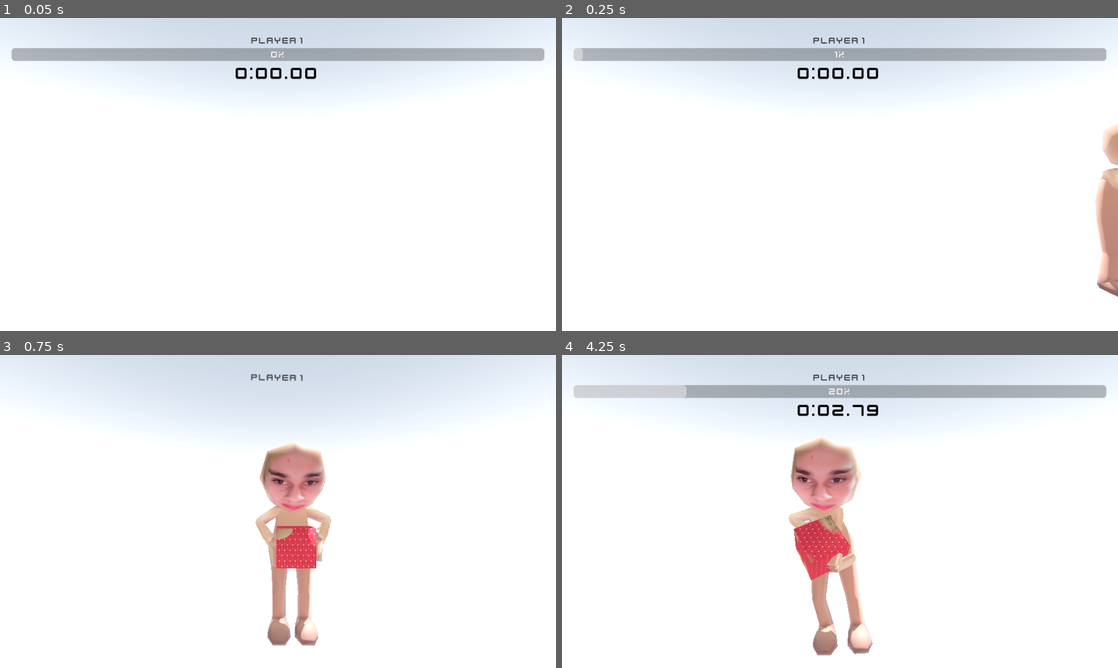
Above: before the commit, frames 1-4 (two rows, left to right).
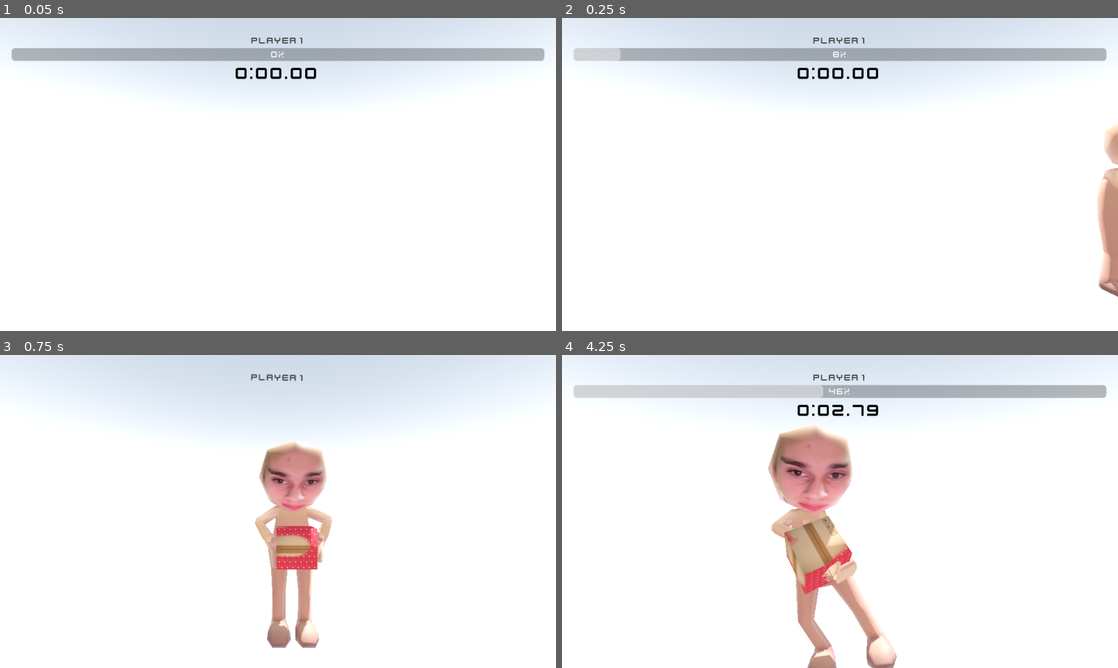
Above: after the commit, the same moments.

Repository: josephsmithberger/xogot-jam-3
Game: Godot game, scene res://scenes/wrap_game.tscn
Same seed, same stepped clock (60 frames per second), same inputs: the game is played once before the commit and once after it. This scene is started directly instead of the project's main scene.
Inputs:
- Up to frame 1 (0.05 s): no input
- Up to frame 2 (0.25 s): no input
- Up to frame 3 (0.75 s): hold Right (ui_right) from 0.53 s (still down)
- Up to frame 4 (4.25 s): release Right (ui_right) at 1.28 s; hold Down (ui_down) 1.28-2.03 s; hold Right (ui_right) 2.03-2.78 s; hold Up (ui_up) 2.78-3.53 s; hold Left (ui_left) from 3.53 s (still down)

Frame 1 is identical in both runs. In frame 2, 0.6% of the frame differs, in the area x 3-100%, y 9-89%; in frame 3, 1.2%; in frame 4, 8.5%, in the area x 22-61%, y 9-100%.

Commit message:
fix ray casts

Diff:
--- a/scripts/gift_box.gd
+++ b/scripts/gift_box.gd
@@ -9,6 +9,8 @@
 var _check_timer: float = 0.0
 const CHECK_INTERVAL: float = 0.2
 var _is_fully_unwrapped: bool = false
+var _last_brush_pos: Vector2 = Vector2(-1, -1)
+var _last_face_idx: int = -1  # Track which face we were on
 
 func _ready() -> void:
 	_setup_gift_mesh()
@@ -28,10 +30,16 @@
 func reset() -> void:
 	_is_fully_unwrapped = false
 	_check_timer = 0.0
-
-	# Clear any black overlay from force_unwrap
+	_last_brush_pos = Vector2(-1, -1)
+	_last_face_idx = -1
+
+	# Clear any black overlay from force_unwrap, line segments, and stamps
 	for child in mask_viewport.get_children():
 		if child is ColorRect and child != background:
+			child.queue_free()
+		elif child is Line2D:
+			child.queue_free()
+		elif child is Sprite2D and child != mask_brush:
 			child.queue_free()
 
 	if is_instance_valid(background):
@@ -101,18 +109,21 @@
 	# Row 1: Front, Right, Back
 	# Row 2: Left, Top, Bottom
 
+	var w = 1.0 / 3.0
+	var h = 0.5
+
 	# Front (+Z)
-	_add_quad(st, Vector3(-0.5, 0.5, 0.5), Vector3(0.5, 0.5, 0.5), Vector3(0.5, -0.5, 0.5), Vector3(-0.5, -0.5, 0.5), Vector3(0, 0, 1), Rect2(0, 0, 0.333, 0.5))
+	_add_quad(st, Vector3(-0.5, 0.5, 0.5), Vector3(0.5, 0.5, 0.5), Vector3(0.5, -0.5, 0.5), Vector3(-0.5, -0.5, 0.5), Vector3(0, 0, 1), Rect2(0, 0, w, h))
 	# Right (+X)
-	_add_quad(st, Vector3(0.5, 0.5, 0.5), Vector3(0.5, 0.5, -0.5), Vector3(0.5, -0.5, -0.5), Vector3(0.5, -0.5, 0.5), Vector3(1, 0, 0), Rect2(0.333, 0, 0.333, 0.5))
+	_add_quad(st, Vector3(0.5, 0.5, 0.5), Vector3(0.5, 0.5, -0.5), Vector3(0.5, -0.5, -0.5), Vector3(0.5, -0.5, 0.5), Vector3(1, 0, 0), Rect2(w, 0, w, h))
 	# Back (-Z)
-	_add_quad(st, Vector3(0.5, 0.5, -0.5), Vector3(-0.5, 0.5, -0.5), Vector3(-0.5, -0.5, -0.5), Vector3(0.5, -0.5, -0.5), Vector3(0, 0, -1), Rect2(0.666, 0, 0.333, 0.5))
+	_add_quad(st, Vector3(0.5, 0.5, -0.5), Vector3(-0.5, 0.5, -0.5), Vector3(-0.5, -0.5, -0.5), Vector3(0.5, -0.5, -0.5), Vector3(0, 0, -1), Rect2(w*2, 0, w, h))
 	# Left (-X)
-	_add_quad(st, Vector3(-0.5, 0.5, -0.5), Vector3(-0.5, 0.5, 0.5), Vector3(-0.5, -0.5, 0.5), Vector3(-0.5, -0.5, -0.5), Vector3(-1, 0, 0), Rect2(0, 0.5, 0.333, 0.5))
+	_add_quad(st, Vector3(-0.5, 0.5, -0.5), Vector3(-0.5, 0.5, 0.5), Vector3(-0.5, -0.5, 0.5), Vector3(-0.5, -0.5, -0.5), Vector3(-1, 0, 0), Rect2(0, h, w, h))
 	# Top (+Y)
-	_add_quad(st, Vector3(-0.5, 0.5, -0.5), Vector3(0.5, 0.5, -0.5), Vector3(0.5, 0.5, 0.5), Vector3(-0.5, 0.5, 0.5), Vector3(0, 1, 0), Rect2(0.333, 0.5, 0.333, 0.5))
+	_add_quad(st, Vector3(-0.5, 0.5, -0.5), Vector3(0.5, 0.5, -0.5), Vector3(0.5, 0.5, 0.5), Vector3(-0.5, 0.5, 0.5), Vector3(0, 1, 0), Rect2(w, h, w, h))
 	# Bottom (-Y)
-	_add_quad(st, Vector3(-0.5, -0.5, 0.5), Vector3(0.5, -0.5, 0.5), Vector3(0.5, -0.5, -0.5), Vector3(-0.5, -0.5, -0.5), Vector3(0, -1, 0), Rect2(0.666, 0.5, 0.333, 0.5))
+	_add_quad(st, Vector3(-0.5, -0.5, 0.5), Vector3(0.5, -0.5, 0.5), Vector3(0.5, -0.5, -0.5), Vector3(-0.5, -0.5, -0.5), Vector3(0, -1, 0), Rect2(w*2, h, w, h))
 
 	st.generate_normals()
 	st.generate_tangents()
@@ -157,22 +168,70 @@
 
 	var space_state = get_world_3d().direct_space_state
 	var from = camera.global_position
-	var to = from - camera.global_transform.basis.z * 100.0
+	# Aim the ray toward the box center, not just straight forward
+	var ray_dir = (global_position - from).normalized()
+	var to = from + ray_dir * 100.0
 	var query = PhysicsRayQueryParameters3D.create(from, to)
 	query.collide_with_areas = false
 	query.collide_with_bodies = true
 
 	var result = space_state.intersect_ray(query)
-	if result:
-		if result.collider.get_parent() == self:
-			var local_point = to_local(result.position)
-			var local_normal = (global_transform.basis.inverse() * result.normal).normalized()
-			var uv2 = _get_uv2_from_local(local_point, local_normal)
-			mask_brush.position = uv2 * Vector2(1024, 1024)
-
-func _get_uv2_from_local(pos: Vector3, normal: Vector3) -> Vector2:
+	if not result:
+		return
+
+	if result.collider.get_parent() != self:
+		return
+
+	var local_point = to_local(result.position)
+	var local_normal = (global_transform.basis.inverse() * result.normal).normalized()
+	var uv2_result = _get_uv2_from_local_with_face(local_point, local_normal)
+	var uv2: Vector2 = uv2_result[0]
+	var face_idx: int = uv2_result[1]
+	var new_pos = uv2 * Vector2(1024, 1024)
+
+	# Draw connecting lines even across face changes for smoother coverage
+	if _last_brush_pos.x >= 0:
+		var dist = _last_brush_pos.distance_to(new_pos)
+		# For same face, draw line; for different faces, still stamp but no line
+		if _last_face_idx == face_idx and dist > 2 and dist < 600:
+			_draw_line_segment(_last_brush_pos, new_pos)
+
+	# Always stamp the brush at the current position
+	_stamp_brush(new_pos)
+
+	mask_brush.position = new_pos
+	_last_brush_pos = new_pos
+	_last_face_idx = face_idx
+
+func _stamp_brush(pos: Vector2) -> void:
+	# Create a solid black circle at the position for reliable coverage
+	var stamp = ColorRect.new()
+	var size = mask_brush.scale.x * 64
+	stamp.size = Vector2(size, size)
+	stamp.position = pos - Vector2(size/2, size/2)
+	stamp.color = Color.BLACK
+	mask_viewport.add_child(stamp)
+
+func _draw_line_segment(from_pos: Vector2, to_pos: Vector2) -> void:
+	var line = Line2D.new()
+	line.width = mask_brush.scale.x * 64  # Match brush size
+	line.default_color = Color.BLACK
+	line.add_point(from_pos)
+	line.add_point(to_pos)
+	line.begin_cap_mode = Line2D.LINE_CAP_ROUND
+	line.end_cap_mode = Line2D.LINE_CAP_ROUND
+	mask_viewport.add_child(line)
+
+func _get_uv2_from_local_with_face(pos: Vector3, normal: Vector3) -> Array:
 	var uv_local = Vector2.ZERO
+	# Use precise float constants to match Setup
+	var w = 1.0 / 3.0
+	var h = 0.5
 	var uv2_rect = Rect2()
+	var face_idx = 0
+
+	# Clamp local position to valid range
+	pos = pos.clamp(Vector3(-0.5, -0.5, -0.5), Vector3(0.5, 0.5, 0.5))
 
 	# Determine face based on normal
 	var abs_norm = normal.abs()
@@ -181,24 +240,38 @@
 
 	if max_axis == 2: # Z
 		if sign_axis > 0: # Front (+Z)
-			uv_local = Vector2(pos.x + 0.5, -pos.y + 0.5)
-			uv2_rect = Rect2(0, 0, 0.333, 0.5)
+			uv_local = Vector2(pos.x + 0.5, 0.5 - pos.y)
+			uv2_rect = Rect2(0, 0, w, h)
+			face_idx = 0
 		else: # Back (-Z)
 			uv_local = Vector2(0.5 - pos.x, 0.5 - pos.y)
-			uv2_rect = Rect2(0.666, 0, 0.333, 0.5)
+			uv2_rect = Rect2(w*2, 0, w, h)
+			face_idx = 2
 	elif max_axis == 0: # X
 		if sign_axis > 0: # Right (+X)
 			uv_local = Vector2(0.5 - pos.z, 0.5 - pos.y)
-			uv2_rect = Rect2(0.333, 0, 0.333, 0.5)
+			uv2_rect = Rect2(w, 0, w, h)
+			face_idx = 1
 		else: # Left (-X)
 			uv_local = Vector2(pos.z + 0.5, 0.5 - pos.y)
-			uv2_rect = Rect2(0, 0.5, 0.333, 0.5)
+			uv2_rect = Rect2(0, h, w, h)
+			face_idx = 3
 	elif max_axis == 1: # Y
 		if sign_axis > 0: # Top (+Y)
 			uv_local = Vector2(pos.x + 0.5, pos.z + 0.5)
-			uv2_rect = Rect2(0.333, 0.5, 0.333, 0.5)
+			uv2_rect = Rect2(w, h, w, h)
+			face_idx = 4
 		else: # Bottom (-Y)
 			uv_local = Vector2(pos.x + 0.5, 0.5 - pos.z)
-			uv2_rect = Rect2(0.666, 0.5, 0.333, 0.5)
-
-	return uv2_rect.position + (uv_local * uv2_rect.size)
+			uv2_rect = Rect2(w*2, h, w, h)
+			face_idx = 5
+
+	# Clamp uv_local to [0, 1] range
+	uv_local = uv_local.clamp(Vector2.ZERO, Vector2.ONE)
+
+	var uv2 = uv2_rect.position + (uv_local * uv2_rect.size)
+	return [uv2, face_idx]
+
+# Keep legacy function for compatibility
+func _get_uv2_from_local(pos: Vector3, normal: Vector3) -> Vector2:
+	return _get_uv2_from_local_with_face(pos, normal)[0]
